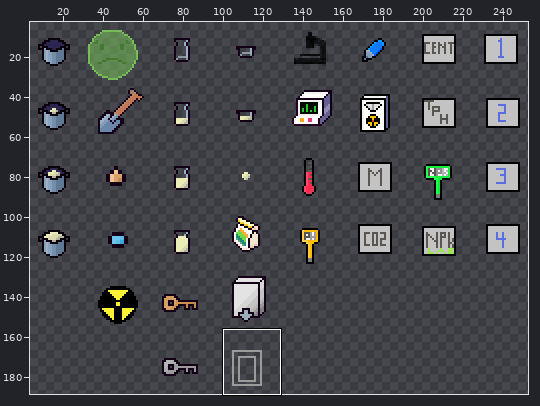
Sprite sheet: assets/placeholder/instruments1.png. The picture above shows the old version from afar; the outline marks the close-up.
Close-up. First the earlier version:
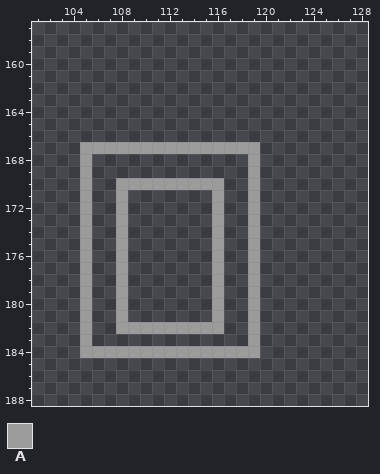
The file is 256x256 pixels. Pixels under 10% opacity are left out. Colours within 5 levels of each other are drawn and written as one. Shown: x 101..128, y 157..188. The wide view leaves out empty margins.
Palette (. is transparent): A #9b9b9b
Pixels before, first column x 105:
167 AAAAAAAAAAAAAAA
168 A.............A
169 A.............A
170 A..AAAAAAAAA..A
171 A..A.......A..A
172 A..A.......A..A
173 A..A.......A..A
174 A..A.......A..A
175 A..A.......A..A
176 A..A.......A..A
177 A..A.......A..A
178 A..A.......A..A
179 A..A.......A..A
180 A..A.......A..A
181 A..A.......A..A
182 A..AAAAAAAAA..A
183 A.............A
184 AAAAAAAAAAAAAAA
And afterwards:
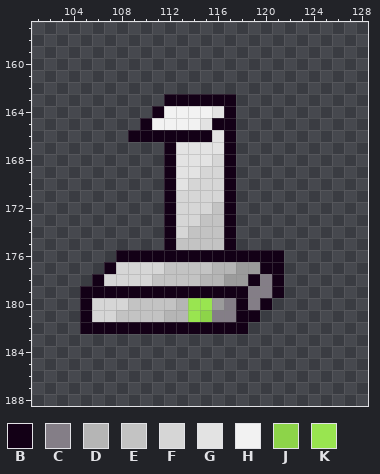
Colours new in this view: B #130016  C #847e87  D #b5b5b5  E #c3c3c3  F #d6d6d6  G #e3e3e3  H #f2f2f2  J #8dd449  K #99e550
Edits made:
{"y":163,"x":112,"old":"......","new":"BBBBBB"}
{"y":164,"x":111,"old":".......","new":"BHHHHGB"}
{"y":165,"x":110,"old":"........","new":"BHHHHGBB"}
{"y":166,"x":109,"old":".........","new":"BBBBBBBGB"}
{"y":167,"x":105,"old":"AAAAAAAAAAAAAAA","new":".......BGGGGB.."}
{"y":168,"x":105,"old":"A","new":"."}
{"y":168,"x":112,"old":"......","new":"BGGGFB"}
{"y":168,"x":119,"old":"A","new":"."}
{"y":169,"x":105,"old":"A","new":"."}
{"y":169,"x":112,"old":"......","new":"BGGFFB"}
{"y":169,"x":119,"old":"A","new":"."}
{"y":170,"x":105,"old":"A","new":"."}
{"y":170,"x":108,"old":"AAAAAAAAA.","new":"....BGFFFB"}
{"y":170,"x":119,"old":"A","new":"."}
{"y":171,"x":105,"old":"A","new":"."}
{"y":171,"x":108,"old":"A","new":"."}
{"y":171,"x":112,"old":"....A.","new":"BFFFFB"}
{"y":171,"x":119,"old":"A","new":"."}
{"y":172,"x":105,"old":"A","new":"."}
{"y":172,"x":108,"old":"A","new":"."}
{"y":172,"x":112,"old":"....A.","new":"BFFFEB"}
{"y":172,"x":119,"old":"A","new":"."}
{"y":173,"x":105,"old":"A","new":"."}
{"y":173,"x":108,"old":"A","new":"."}
{"y":173,"x":112,"old":"....A.","new":"BFFEEB"}
{"y":173,"x":119,"old":"A","new":"."}
{"y":174,"x":105,"old":"A","new":"."}
{"y":174,"x":108,"old":"A","new":"."}
{"y":174,"x":112,"old":"....A.","new":"BFEEEB"}
{"y":174,"x":119,"old":"A","new":"."}
{"y":175,"x":105,"old":"A","new":"."}
{"y":175,"x":108,"old":"A","new":"."}
{"y":175,"x":112,"old":"....A.","new":"BEEEEB"}
{"y":175,"x":119,"old":"A","new":"."}
{"y":176,"x":105,"old":"A","new":"."}
{"y":176,"x":108,"old":"A.......A..A..","new":"BBBBBBBBBBBBBB"}
{"y":177,"x":105,"old":"A","new":"."}
{"y":177,"x":107,"old":".A.......A..","new":"BFFFFEEEEDDA"}
{"y":177,"x":120,"old":"..","new":"BB"}
{"y":178,"x":105,"old":"A..A.......A..A..","new":".BFFFFEEEEDDAABCB"}
{"y":179,"x":105,"old":"A..A.......A..A..","new":"BBBBBBBBBBBBBBCCB"}
{"y":180,"x":105,"old":"A..A.......","new":"BFFFEEEEDKK"}
{"y":180,"x":117,"old":"..A.","new":"CBCB"}
{"y":181,"x":105,"old":"A..A.......A..A","new":"BFFEEEEDDKJCCBB"}
{"y":182,"x":105,"old":"A..AAAAAAAAA..A","new":"BBBBBBBBBBBBBB."}
{"y":183,"x":105,"old":"A","new":"."}
{"y":183,"x":119,"old":"A","new":"."}
{"y":184,"x":105,"old":"AAAAAAAAAAAAAAA","new":"..............."}
{"label":"changed","picture_box":[80,94,284,358]}
